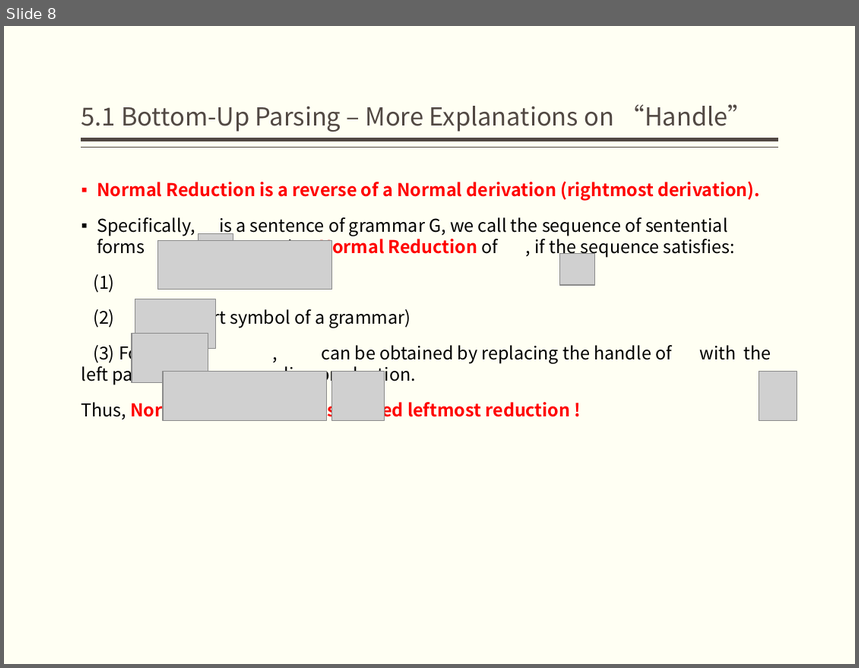
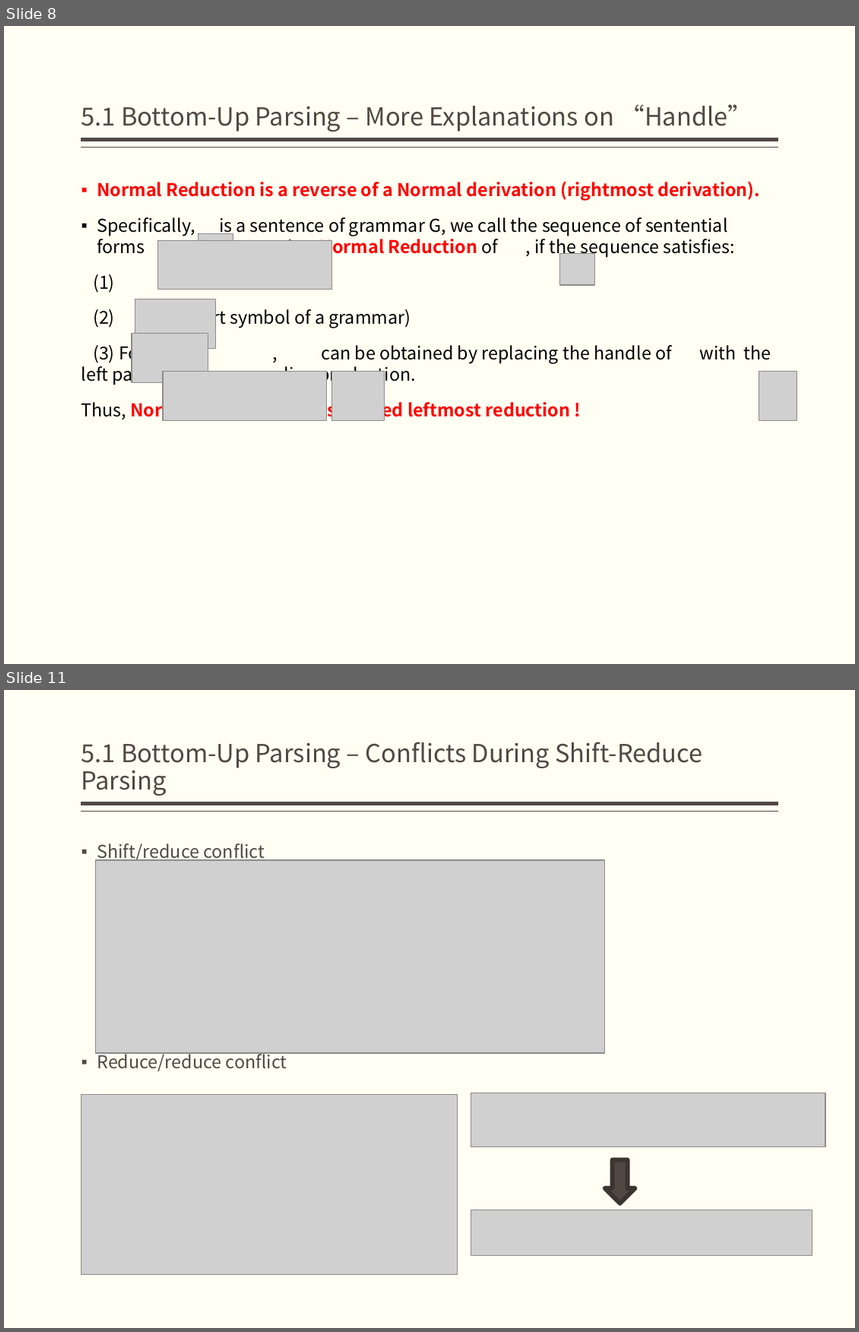
Before and after one commit to bonkboykz/jz81.github.io, a slide deck: course/compiler/LectureNotes/(Spring2017)Lecture5.pptx. Shown one above the other, each under a label of ours: slide 8 before the commit, slides 8 and 11 after it; the slides between them are not shown. The pictures are 859x668 and 859x1332 pixels, drawn with LibreOffice and Linux fonts; fonts in the diff are those of the drawing; grey boxes stand for pictures. Boxes give left, top, right and bottom in pixels: in the first picture for what was removed or moved away, otherwise in the second. Text is boxed around its words. In the diff, an @@ line names an element or a change of style, - is before the commit and + after.

```diff
--- a/course/compiler/LectureNotes/(Spring2017)Lecture5.pptx
+++ b/course/compiler/LectureNotes/(Spring2017)Lecture5.pptx
@@ slide 11 added at [4, 690, 855, 1328], background #FFFFF3; not listed: 2 template elements that a slide beside it also shows @@
@@ title added at [82, 742, 702, 796], 21 pt, text #514843 @@
+5.1 Bottom-Up Parsing – Conflicts During Shift-Reduce Parsing
@@ text added at [97, 844, 287, 1072], 15 pt, text #514843 @@
+▪ Shift/reduce conflict
+▪ Reduce/reduce conflict
@@ picture added at [95, 860, 605, 1053] @@
@@ picture added at [82, 1095, 458, 1274] @@
@@ picture added at [471, 1094, 826, 1147] @@
@@ down arrow added at [605, 1160, 636, 1203], fill #514843, outline #3C3532 3.78 pt @@
@@ picture added at [471, 1210, 813, 1255] @@
```
Also in this commit, not shown: 1 slide changed, 23 other slides added.
